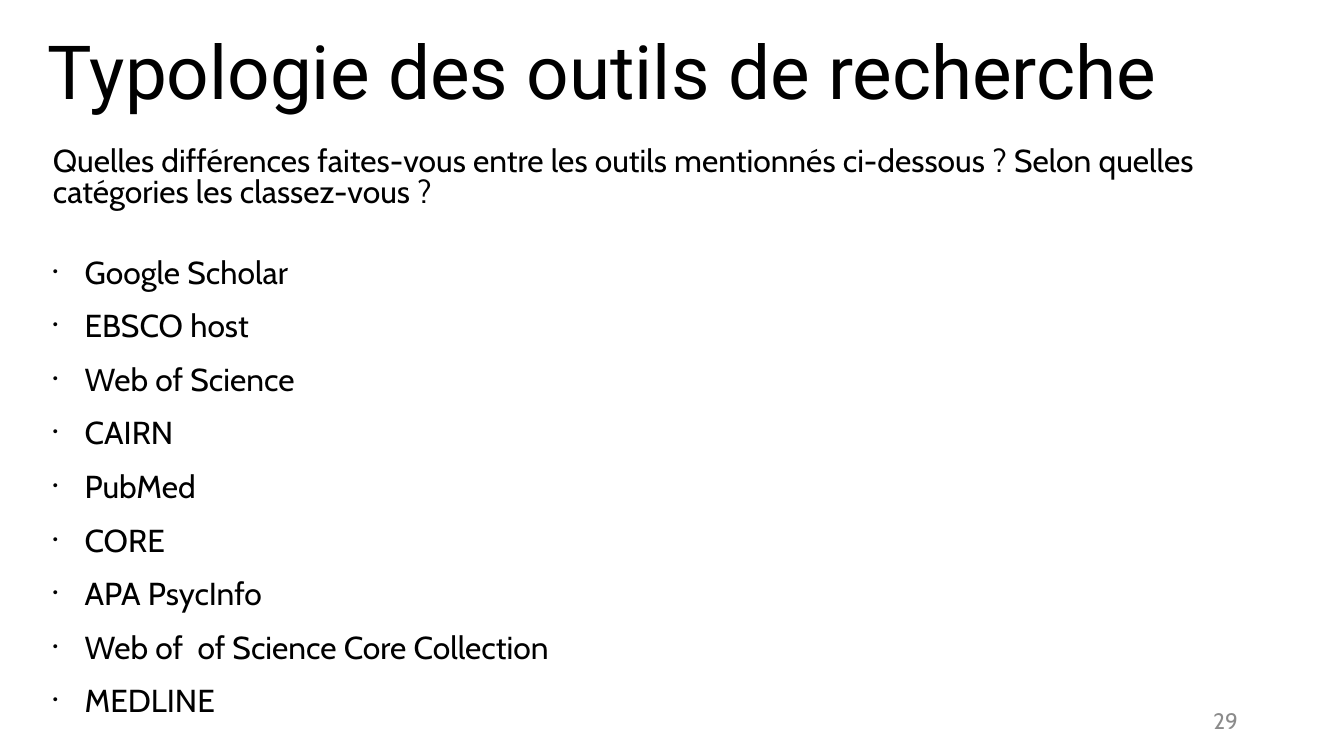
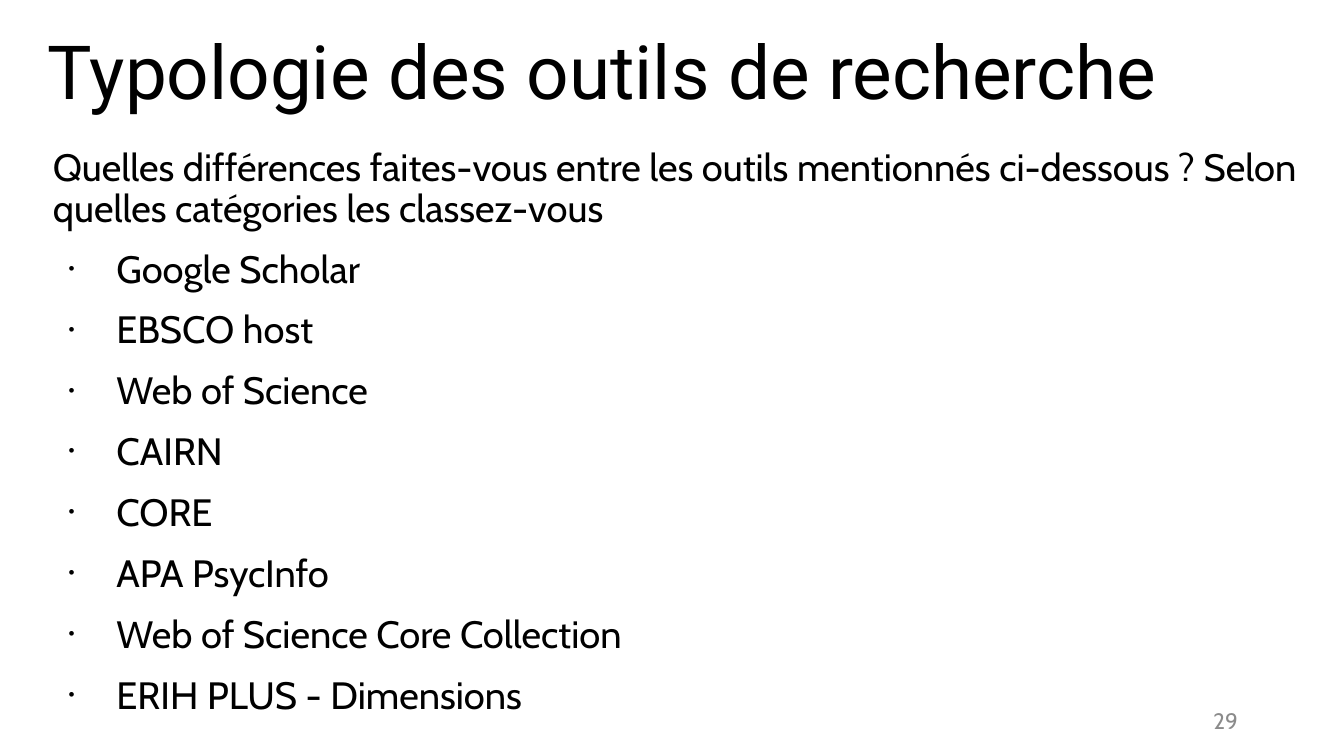
Before and after one commit to fflamerie/intro_revlit, a slide deck: slide 29 of docs/Intro_RevLit.odp. Drawn at 1344x756 pixels with LibreOffice and Linux fonts; fonts in the diff are those of the drawing. Boxes give left, top, right and bottom in pixels: in the first picture for what was removed or moved away, otherwise in the second. Text is boxed around its words. In the diff, an @@ line names an element or a change of style, - is before the commit and + after.

```diff
--- a/docs/Intro_RevLit.odp
+++ b/docs/Intro_RevLit.odp
@@ text at (53, 152, 1297, 231): text changed; size 17.1 to 20.4 pt @@
-Quelles différences faites-vous entre les outils mentionnés ci-dessous ? Selon quelles catégories les classez-vous ?
+Quelles différences faites-vous entre les outils mentionnés ci-dessous ? Selon quelles catégories les classez-vous
@@ text at (116, 254, 368, 596): size 17.1 to 20.4 pt in "Google Scholar", "EBSCO host", "Web of Science", "CAIRN" and 2 more places; indent changed; line spacing 0.8 to 0.9; less space between paragraphs @@
@@ text at (85, 474, 196, 499): paragraph removed @@
-• PubMed
@@ text at (116, 619, 622, 710): text changed; size 17.1 to 20.4 pt @@
-• Web of of Science Core Collection
-• MEDLINE
+• Web of Science Core Collection
+• ERIH PLUS - Dimensions
```
Also in this commit, not shown: 7 other slides changed, 1 slide added, 1 slide removed, 10 other files.
